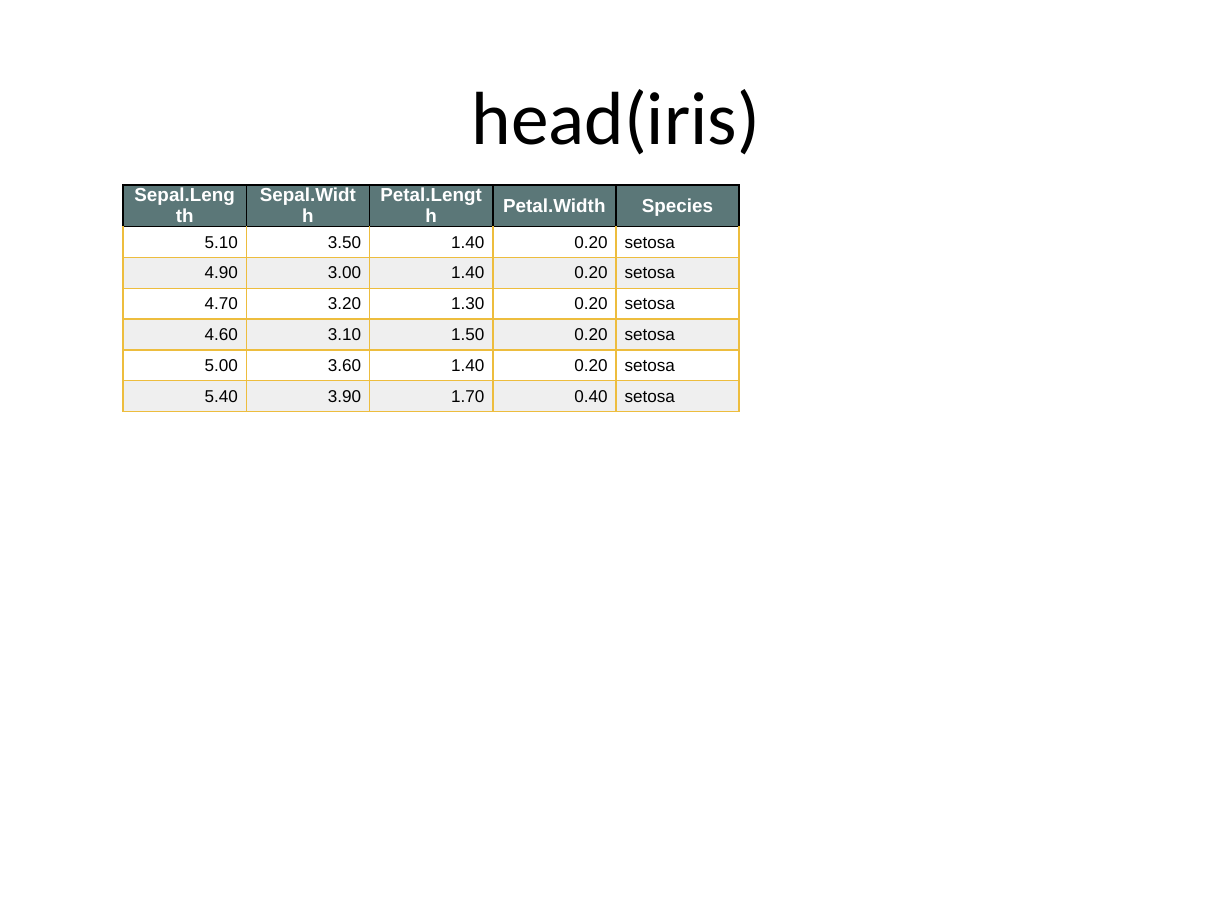
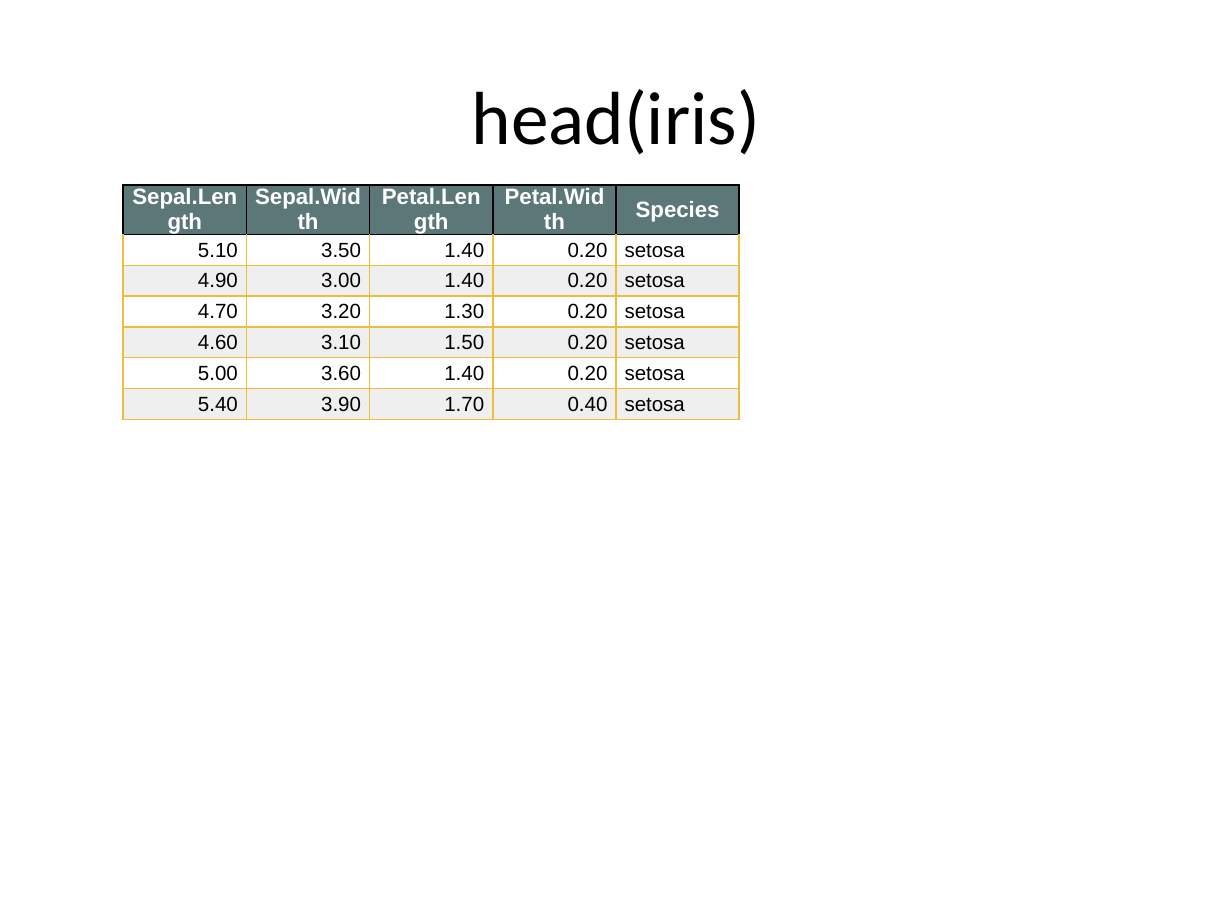
Before and after one commit to cardiomoon/rrtable, a slide deck: slide 4 of inst/doc_examples/sampleData2.pptx. Drawn at 1232x924 pixels with LibreOffice and Linux fonts; fonts in the diff are those of the drawing. Boxes give left, top, right and bottom in pixels: in the first picture for what was removed or moved away, otherwise in the second. Text is boxed around its words. In the diff, an @@ line names an element or a change of style, - is before the commit and + after.

```diff
--- a/inst/doc_examples/sampleData2.pptx
+++ b/inst/doc_examples/sampleData2.pptx
@@ table at bbox=[123, 185, 739, 554] @@
@@ size 11 to 13 pt in "Sepal.Length", "Sepal.Width", "Petal.Length", "Petal.Width" and 1 more places @@
@@ highlight none to #FFFFFF @@
@@ size 10 to 12 pt in "5.10", "3.50", "1.40", "0.20" and 26 more places @@
@@ borders changed @@
```
Also in this commit, not shown: 9 other slides changed, 9 other files.
